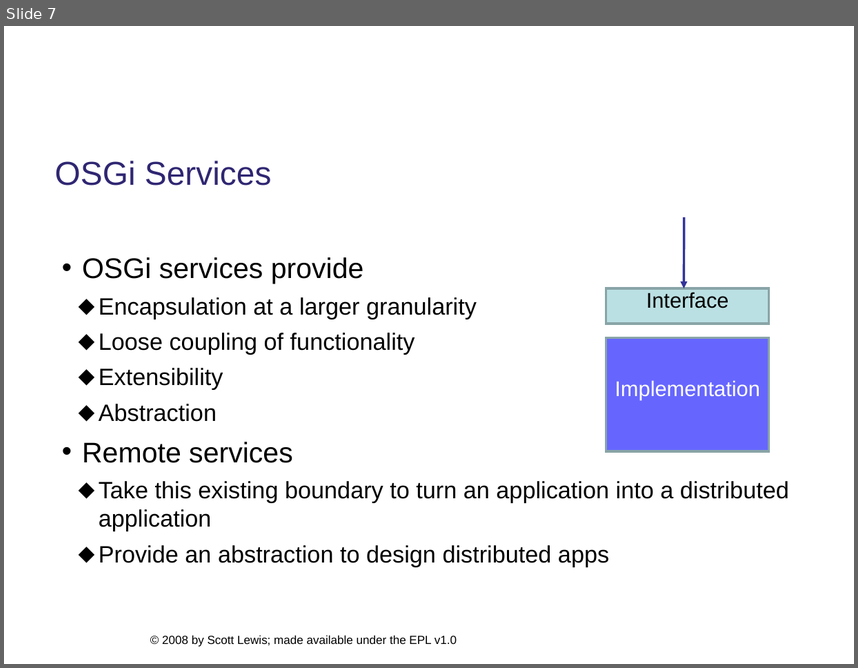
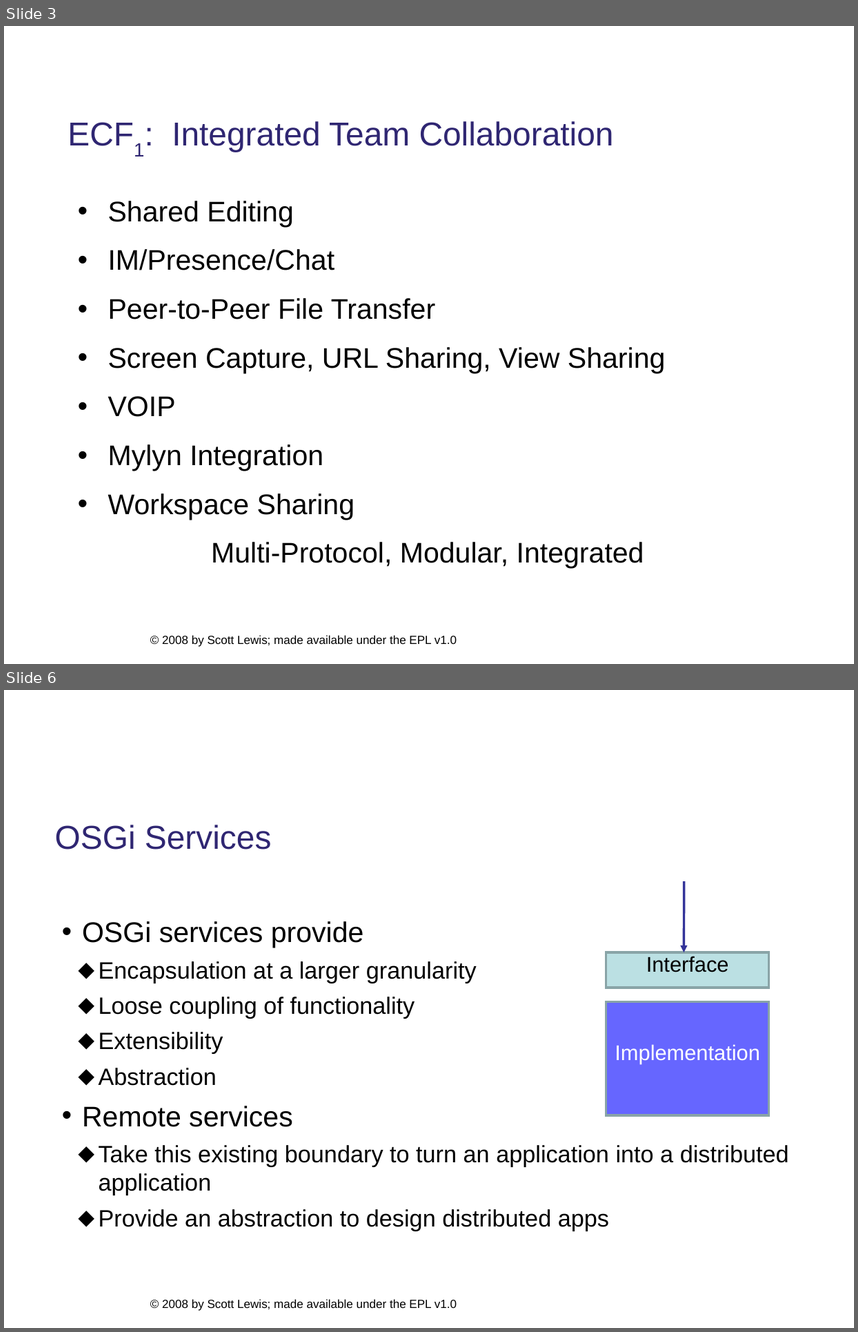
Before and after one commit to eclipse/ecf-website, a slide deck: presentations/eclipsedayatgoogleplex2008/ecf_overview_slewis.ppt. Shown one above the other, each under a label of ours: slide 7 before the commit, slides 3 and 6 after it; the slides between them are not shown. The pictures are 858x668 and 858x1332 pixels, drawn with LibreOffice and Linux fonts; fonts in the diff are those of the drawing; background and template pictures are left out. Boxes give left, top, right and bottom in pixels: in the first picture for what was removed or moved away, otherwise in the second. Text is boxed around its words. In the diff, an @@ line names an element or a change of style, - is before the commit and + after.

```diff
--- a/presentations/eclipsedayatgoogleplex2008/ecf_overview_slewis.ppt
+++ b/presentations/eclipsedayatgoogleplex2008/ecf_overview_slewis.ppt
@@ slide 3 added at box(4, 26, 854, 664), background #FFFFFF; not listed: 1 template element that a slide beside it also shows @@
@@ title added at box(172, 121, 614, 152), 28 pt, text #2F2672 @@
+ECF1: Integrated Team Collaboration
@@ text added at box(108, 201, 666, 568), 24 pt, text #000000 @@
+• Shared Editing
+• IM/Presence/Chat
+• Peer-to-Peer File Transfer
+• Screen Capture, URL Sharing, View Sharing
+• VOIP
+• Mylyn Integration
+• Workspace Sharing
+Multi-Protocol, Modular, Integrated
@@ what was slide 7 is now slide 6 @@
```
Also in this commit, not shown: 2 slides changed, 2 other slides added, 4 slides removed, 1 other file.
